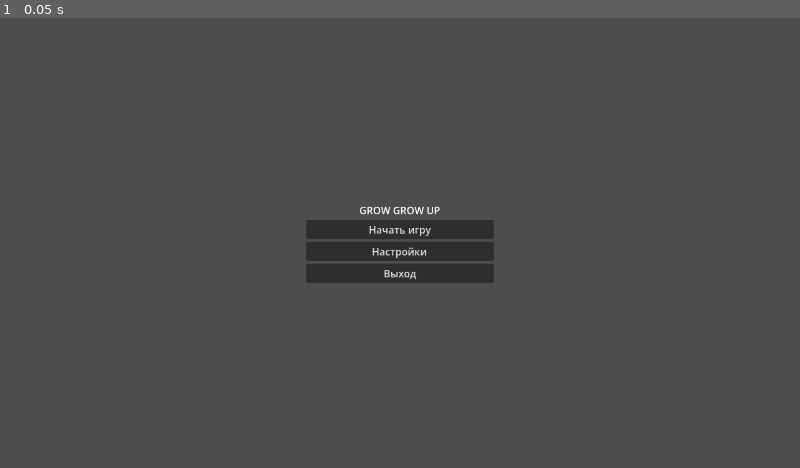
Above: before the commit, frame 1.
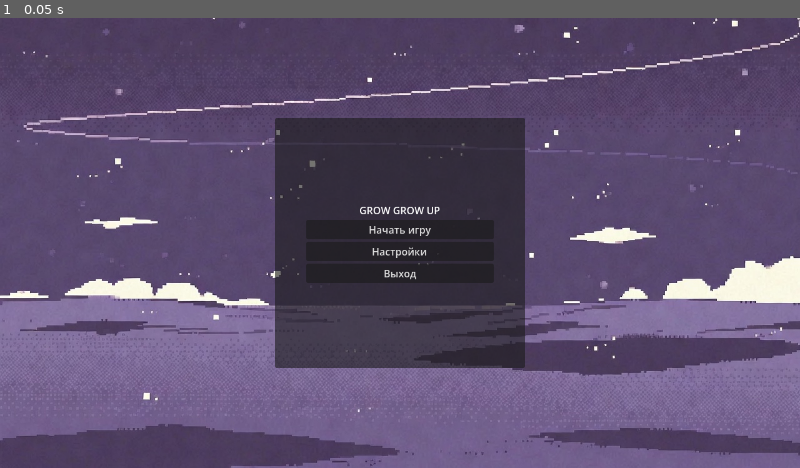
Above: after the commit, the same moment.

Repository: daniilstrelovsn-create/GrowGrowUP
Game: Godot game, scene res://Scenes/MainMenu/MainMenu.tscn
Same seed, same stepped clock (60 frames per second), same inputs: the game is played once before the commit and once after it.
Inputs:
- Up to frame 1 (0.05 s): no input

The runs differ from the first frame. In frame 1, 71% of the frame differs, in the area x 0-100%, y 0-100%.

Commit message:
scale settings menu

Diff:
--- a/Scenes/MainMenu/MainMenu.tscn
+++ b/Scenes/MainMenu/MainMenu.tscn
@@ -1,40 +1,53 @@
 [gd_scene format=3 uid="uid://dqbek33etvi0x"]
 
 [ext_resource type="Script" uid="uid://bq8w5c2ayan0d" path="res://Scenes/MainMenu/MainMenuScale.gd" id="1_cdkru"]
+[ext_resource type="Texture2D" uid="uid://be0vpsuasso8f" path="res://Assets/background.jpg" id="2_c7oo3"]
 
 [node name="MainMenu" type="Control" unique_id=578298888]
 layout_mode = 3
-anchors_preset = 8
-anchor_left = 0.5
-anchor_top = 0.5
-anchor_right = 0.5
-anchor_bottom = 0.5
-offset_left = -150.0
-offset_right = 150.0
+anchors_preset = 15
+anchor_right = 1.0
+anchor_bottom = 1.0
 grow_horizontal = 2
 grow_vertical = 2
 size_flags_horizontal = 4
 size_flags_vertical = 4
 script = ExtResource("1_cdkru")
 
+[node name="TextureRect" type="TextureRect" parent="." unique_id=184360510]
+layout_mode = 1
+anchors_preset = 15
+anchor_right = 1.0
+anchor_bottom = 1.0
+grow_horizontal = 2
+grow_vertical = 2
+texture = ExtResource("2_c7oo3")
+
 [node name="MarginContainer" type="MarginContainer" parent="." unique_id=1877783487]
-custom_minimum_size = Vector2(300, 300)
+custom_minimum_size = Vector2(400, 400)
 layout_mode = 1
-anchors_preset = -1
+anchors_preset = 8
 anchor_left = 0.5
 anchor_top = 0.5
 anchor_right = 0.5
 anchor_bottom = 0.5
-offset_left = -150.0
-offset_top = -150.0
-offset_right = 150.0
-offset_bottom = 150.0
+offset_left = -65.0
+offset_top = -64.0
+offset_right = 65.0
+offset_bottom = 64.0
 grow_horizontal = 2
 grow_vertical = 2
+metadata/_edit_use_anchors_ = true
+
+[node name="Panel" type="Panel" parent="MarginContainer" unique_id=1352513306]
+layout_mode = 2
 
 [node name="VBoxContainer" type="VBoxContainer" parent="MarginContainer" unique_id=982173185]
+custom_minimum_size = Vector2(300, 300)
 layout_mode = 2
+size_flags_horizontal = 4
 size_flags_vertical = 4
+alignment = 1
 
 [node name="Label" type="Label" parent="MarginContainer/VBoxContainer" unique_id=701927454]
 layout_mode = 2
@@ -42,14 +55,14 @@
 horizontal_alignment = 1
 vertical_alignment = 1
 
-[node name="Button" type="Button" parent="MarginContainer/VBoxContainer" unique_id=1981064072]
+[node name="StartButton" type="Button" parent="MarginContainer/VBoxContainer" unique_id=1981064072]
 layout_mode = 2
 text = "Начать игру"
 
-[node name="Button2" type="Button" parent="MarginContainer/VBoxContainer" unique_id=433304958]
+[node name="SettingsButton" type="Button" parent="MarginContainer/VBoxContainer" unique_id=433304958]
 layout_mode = 2
 text = "Настройки"
 
-[node name="Button3" type="Button" parent="MarginContainer/VBoxContainer" unique_id=116376473]
+[node name="ExitButton" type="Button" parent="MarginContainer/VBoxContainer" unique_id=116376473]
 layout_mode = 2
 text = "Выход"
--- /dev/null
+++ b/Scenes/Settings/SettingScene.tscn
@@ -0,0 +1,149 @@
+[gd_scene format=3 uid="uid://cr6tcqlhi8k35"]
+
+[ext_resource type="Script" uid="uid://bq8w5c2ayan0d" path="res://Scenes/MainMenu/MainMenuScale.gd" id="1_fvril"]
+[ext_resource type="Texture2D" uid="uid://be0vpsuasso8f" path="res://Assets/background.jpg" id="2_taggm"]
+
+[node name="MainMenu" type="Control" unique_id=578298888]
+layout_mode = 3
+anchors_preset = 15
+anchor_right = 1.0
+anchor_bottom = 1.0
+grow_horizontal = 2
+grow_vertical = 2
+size_flags_horizontal = 4
+size_flags_vertical = 4
+script = ExtResource("1_fvril")
+
+[node name="TextureRect" type="TextureRect" parent="." unique_id=184360510]
+layout_mode = 1
+anchors_preset = 15
+anchor_right = 1.0
+anchor_bottom = 1.0
+grow_horizontal = 2
+grow_vertical = 2
+texture = ExtResource("2_taggm")
+
+[node name="MarginContainer" type="MarginContainer" parent="." unique_id=1877783487]
+custom_minimum_size = Vector2(400, 400)
+layout_mode = 1
+anchors_preset = -1
+anchor_left = 0.344
+anchor_top = 0.22200002
+anchor_right = 0.656
+anchor_bottom = 0.77800006
+offset_left = -0.32000732
+offset_top = 0.1599884
+offset_right = 0.3199463
+offset_bottom = -0.16003418
+grow_horizontal = 2
+grow_vertical = 2
+
+[node name="Panel" type="Panel" parent="MarginContainer" unique_id=1352513306]
+layout_mode = 2
+
+[node name="VBoxContainer" type="VBoxContainer" parent="MarginContainer" unique_id=982173185]
+custom_minimum_size = Vector2(300, 300)
+layout_mode = 2
+size_flags_horizontal = 4
+size_flags_vertical = 4
+alignment = 1
+
+[node name="Label" type="Label" parent="MarginContainer/VBoxContainer" unique_id=701927454]
+layout_mode = 2
+text = "НАСТРОЙКИ"
+horizontal_alignment = 1
+vertical_alignment = 1
+
+[node name="HBoxContainer" type="HBoxContainer" parent="MarginContainer/VBoxContainer" unique_id=2038047761]
+layout_mode = 2
+size_flags_horizontal = 4
+size_flags_vertical = 6
+alignment = 1
+
+[node name="Label" type="Label" parent="MarginContainer/VBoxContainer/HBoxContainer" unique_id=920582086]
+custom_minimum_size = Vector2(100, 30)
+layout_mode = 2
+size_flags_vertical = 0
+text = "ЗВУК:"
+horizontal_alignment = 1
+vertical_alignment = 1
+
+[node name="HSlider" type="HSlider" parent="MarginContainer/VBoxContainer/HBoxContainer" unique_id=831271674]
+custom_minimum_size = Vector2(200, 30)
+layout_mode = 2
+
+[node name="HBoxContainer2" type="HBoxContainer" parent="MarginContainer/VBoxContainer" unique_id=1489897756]
+layout_mode = 2
+size_flags_horizontal = 4
+size_flags_vertical = 6
+alignment = 1
+
+[node name="Label" type="Label" parent="MarginContainer/VBoxContainer/HBoxContainer2" unique_id=261527372]
+custom_minimum_size = Vector2(100, 30)
+layout_mode = 2
+size_flags_vertical = 0
+text = "МУЗЫКА:"
+horizontal_alignment = 1
+vertical_alignment = 1
+
+[node name="HSlider" type="HSlider" parent="MarginContainer/VBoxContainer/HBoxContainer2" unique_id=1108575606]
+custom_minimum_size = Vector2(200, 30)
+layout_mode = 2
+
+[node name="HBoxContainer3" type="HBoxContainer" parent="MarginContainer/VBoxContainer" unique_id=1507392467]
+layout_mode = 2
+size_flags_horizontal = 4
+size_flags_vertical = 6
+alignment = 1
+
+[node name="Label" type="Label" parent="MarginContainer/VBoxContainer/HBoxContainer3" unique_id=1399970953]
+custom_minimum_size = Vector2(100, 30)
+layout_mode = 2
+size_flags_vertical = 0
+text = "ЭФФЕКТЫ:"
+horizontal_alignment = 1
+vertical_alignment = 1
+
+[node name="HSlider" type="HSlider" parent="MarginContainer/VBoxContainer/HBoxContainer3" unique_id=1922170139]
+custom_minimum_size = Vector2(200, 30)
+layout_mode = 2
+
+[node name="HBoxContainer4" type="HBoxContainer" parent="MarginContainer/VBoxContainer" unique_id=1261568121]
+layout_mode = 2
+size_flags_horizontal = 4
+size_flags_vertical = 6
+alignment = 1
+
+[node name="Label" type="Label" parent="MarginContainer/VBoxContainer/HBoxContainer4" unique_id=1605275032]
+custom_minimum_size = Vector2(100, 30)
+layout_mode = 2
+size_flags_vertical = 0
+text = "КАЧЕСТВО:"
+horizontal_alignment = 1
+vertical_alignment = 1
+
+[node name="HSlider" type="HSlider" parent="MarginContainer/VBoxContainer/HBoxContainer4" unique_id=2029106944]
+custom_minimum_size = Vector2(200, 30)
+layout_mode = 2
+
+[node name="HBoxContainer5" type="HBoxContainer" parent="MarginContainer/VBoxContainer" unique_id=654861152]
+custom_minimum_size = Vector2(300, 40)
+layout_mode = 2
+size_flags_horizontal = 4
+size_flags_vertical = 6
+alignment = 1
+
+[node name="Button" type="Button" parent="MarginContainer/VBoxContainer/HBoxContainer5" unique_id=1402885000]
+custom_minimum_size = Vector2(120, 0)
+layout_mode = 2
+text = "Применить"
+
+[node name="Button2" type="Button" parent="MarginContainer/VBoxContainer/HBoxContainer5" unique_id=1089030795]
+custom_minimum_size = Vector2(120, 0)
+layout_mode = 2
+text = "Сбросить"
+
+[node name="Button3" type="Button" parent="MarginContainer/VBoxContainer/HBoxContainer5" unique_id=1868533290]
+custom_minimum_size = Vector2(120, 0)
+layout_mode = 2
+text = "Вернуться"
Binary file added: Assets/background.jpg
Not shown, added: Assets/background.jpg.import
